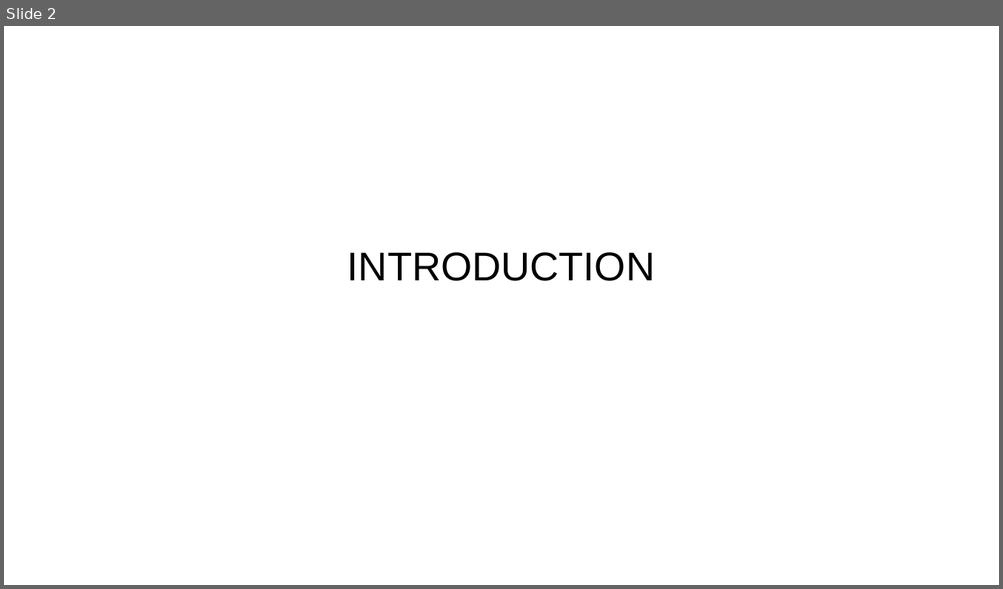
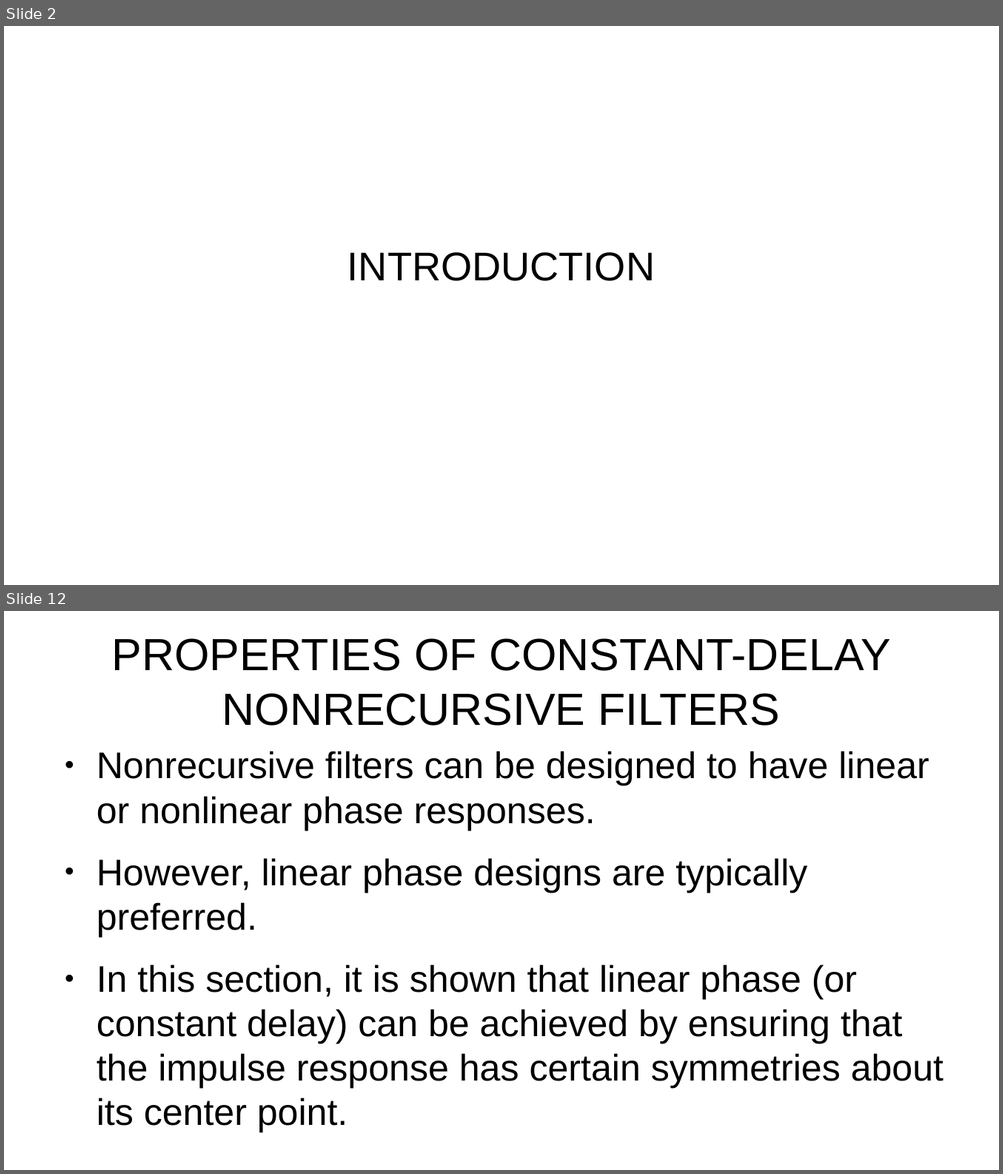
Before and after one commit to miftanurfarid/pengolahan_sinyal_digital, a slide deck: slide/2022/09.design_of_nonrecursive_(fir)_filters/09.design_of_nonrecursive_(fir)_filters.odp. Shown one above the other, each under a label of ours: slide 2 before the commit, slides 2 and 12 after it; the slides between them are not shown. The pictures are 1003x589 and 1003x1174 pixels, drawn with LibreOffice and Linux fonts; fonts in the diff are those of the drawing; background and template pictures are left out. Boxes give left, top, right and bottom in pixels: in the first picture for what was removed or moved away, otherwise in the second. Text is boxed around its words. In the diff, an @@ line names an element or a change of style, - is before the commit and + after.

```diff
--- a/slide/2022/09.design_of_nonrecursive_(fir)_filters/09.design_of_nonrecursive_(fir)_filters.odp
+++ b/slide/2022/09.design_of_nonrecursive_(fir)_filters/09.design_of_nonrecursive_(fir)_filters.odp
@@ slide 12 added at [4,611,999,1170], background #FFFFFF @@
@@ title added at [112,638,891,726], 36 pt, text #000000 @@
+PROPERTIES OF CONSTANT-DELAY NONRECURSIVE FILTERS
@@ text added at [96,751,943,1088], 29.6 pt, text #000000 @@
+● Nonrecursive ﬁlters can be designed to have linear or nonlinear phase responses.
+● However, linear phase designs are typically preferred.
+● In this section, it is shown that linear phase (or constant delay) can be achieved by ensuring that the impulse response has certain symmetries about its center point.
```
Also in this commit, not shown: 4 slides changed, 6 other slides added, 61 slides removed.
